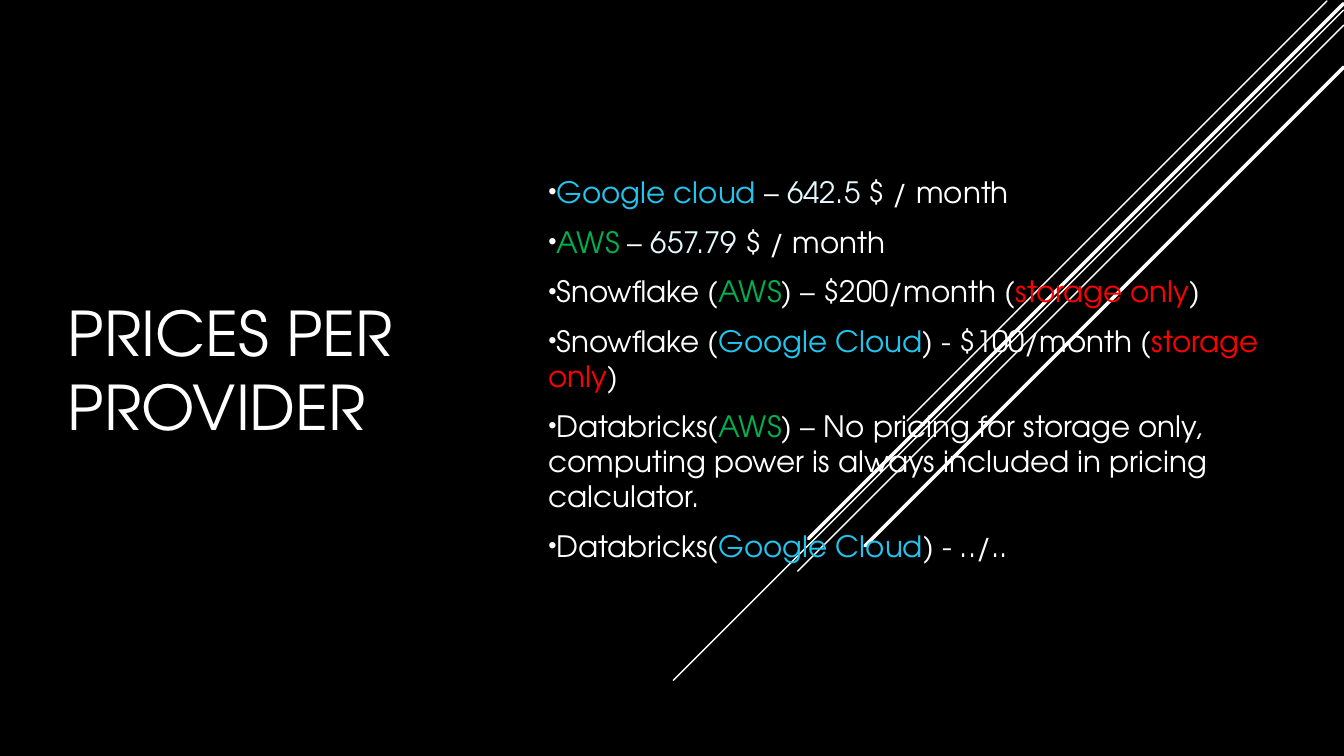
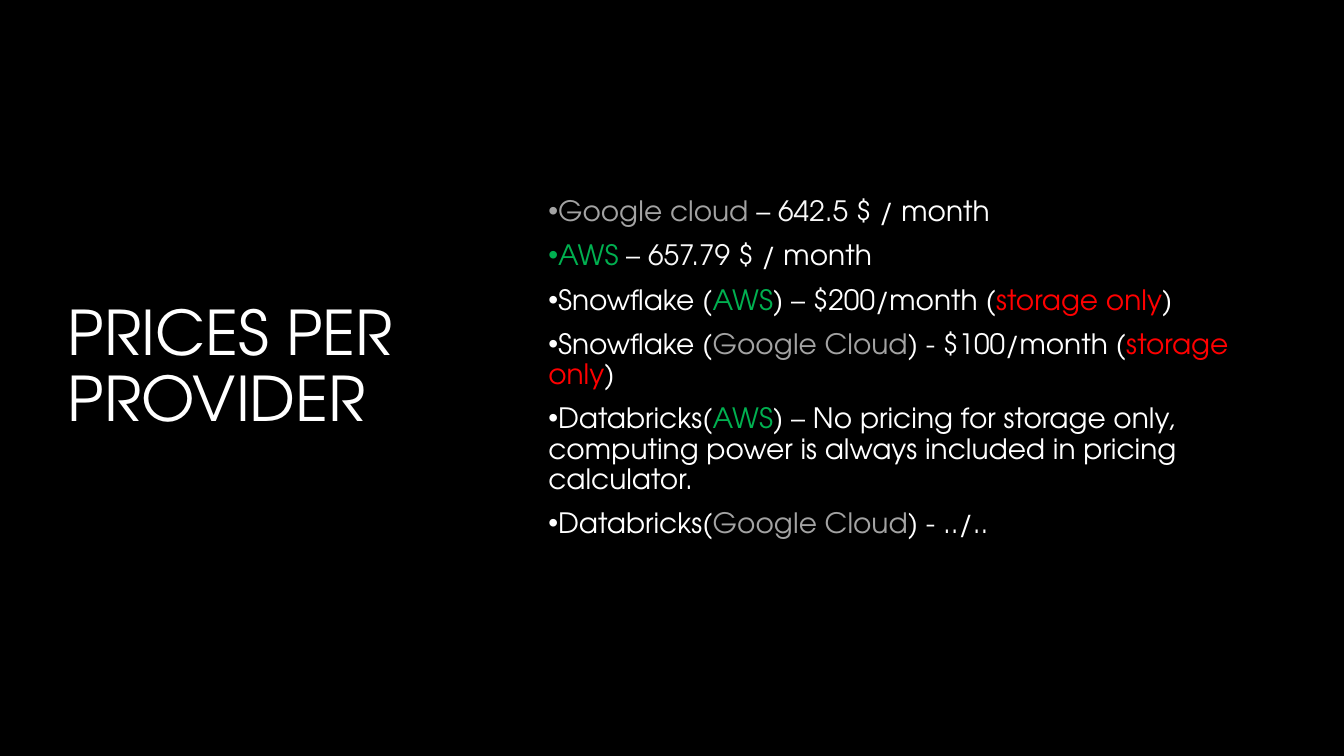
Before and after one commit to Warglaive/SaaS-MachineLearningPlatform-Research, a slide deck: slide 1 of Cost/MarginCalc.pptx. Drawn at 1344x756 pixels with LibreOffice and Linux fonts; fonts in the diff are those of the drawing; background and template pictures are left out. Boxes give left, top, right and bottom in pixels: in the first picture for what was removed or moved away, otherwise in the second. Text is boxed around its words. In the diff, an @@ line names an element or a change of style, - is before the commit and + after.

```diff
--- a/Cost/MarginCalc.pptx
+++ b/Cost/MarginCalc.pptx
@@ line removed from (1344, 10) to (674, 681) @@
@@ line removed from (1344, 25) to (798, 572) @@
@@ line removed from (1344, 4) to (809, 538) @@
@@ line removed from (1327, 1) to (907, 421) @@
@@ title "PRICES PER PROVIDER" at (x1=68, y1=308, x2=393, y2=422): line spacing 1 to 0.9 @@
@@ subtitle "Google cloud – 642.5 $ ..." at (x1=548, y1=200, x2=1229, y2=539): size 21 to 20 pt; text colour #22C5ED to #A3A3A3 in "Google cloud", "(Google Cloud)", "Databricks(Google Cloud)"; text colour #E4F8FD to #F8F8F8 in "642.5", "657.79"; line spacing 1 to 0.9 @@
@@ line removed from (1344, 68) to (865, 546) @@
```
Also in this commit, not shown: 2 other slides changed.
